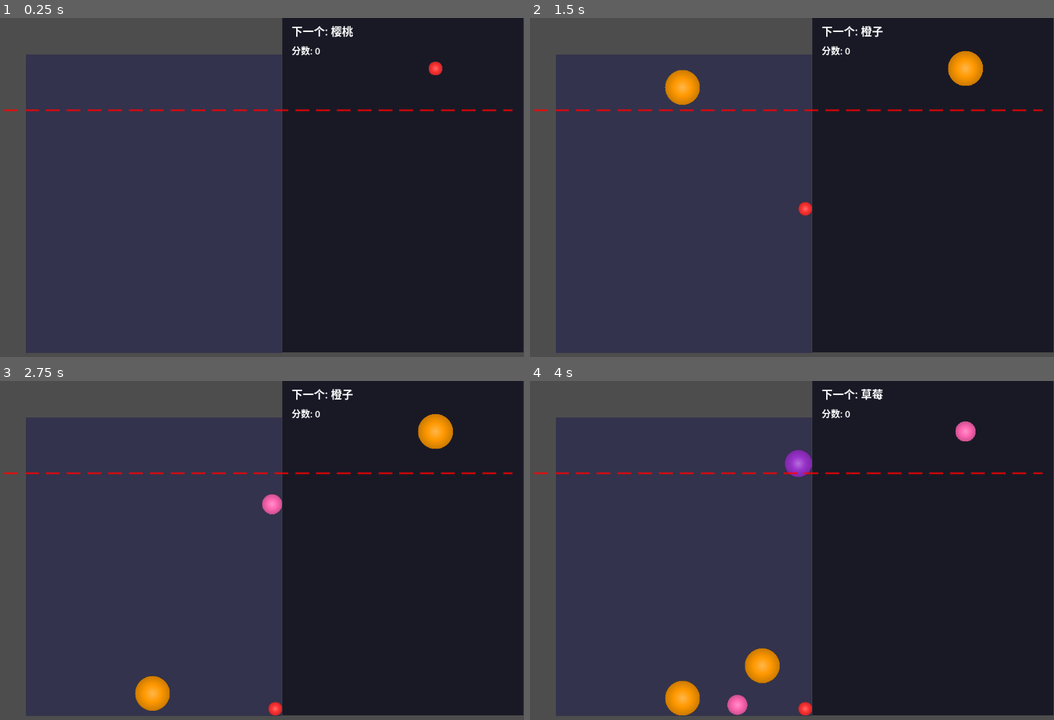
Above: before the commit, frames 1-4 (two rows, left to right).
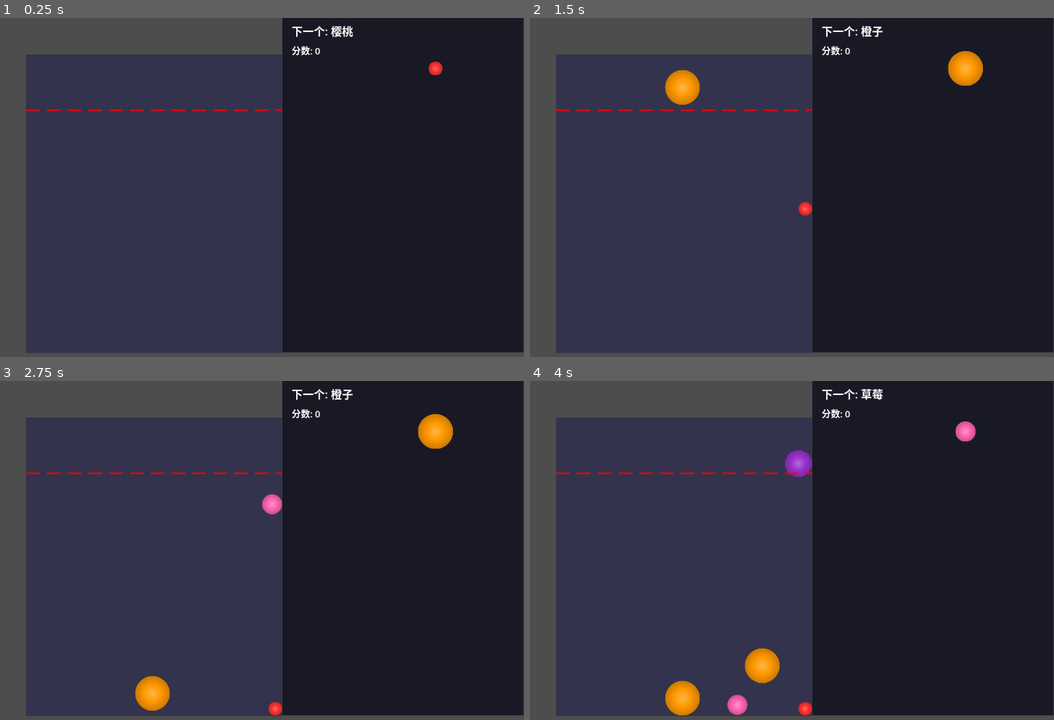
Above: after the commit, the same moments.

Repository: atom32/syn_melon
Game: Godot game, scene res://scenes/Main.tscn
The game is run twice, just before and just after one commit, with the same random seed, the same clock (stepped at 60 frames per second) and the same inputs.
Inputs (mouse positions are in pixels of both pictures, inside the frame that each line leads up to):
- Up to frame 1 (0.25 s): no input
- Up to frame 2 (1.5 s): tap Enter at 0.5 s; move the mouse to (907, 194) at 0.52 s; click (907, 194) at 0.67 s; move the mouse to (681, 234) at 1.27 s; click (681, 234) at 1.42 s
- Up to frame 3 (2.75 s): move the mouse to (309, 489) at 2.02 s; click (309, 489) at 2.17 s
- Up to frame 4 (4 s): move the mouse to (760, 655) at 2.77 s; click (760, 655) at 2.92 s; move the mouse to (949, 635) at 3.52 s; click (949, 635) at 3.67 s

The runs differ from the first frame. In frame 1, 0.3% of the frame differs, in the area x 0-98%, y 26-28%; in frame 2, 0.3%; in frame 3, 0.3%; in frame 4, 0.3%.

Commit message:
feat: add visual effects for fruit merges
- Add explosion particle effect with colored particles
- Add floating score text with color coding by score amount
- Integrate effects into merge flow in Fruit.gd
- Fix warning line to align with background bounds
- Fix timer usage in ExplosionEffect (pass wait_time to create_timer)
- Fix theme override syntax in FloatingScore

Co-Authored-By: Claude Sonnet 4.6 <noreply@anthropic.com>

Diff:
--- /dev/null
+++ b/scenes/ExplosionEffect.tscn
@@ -0,0 +1,7 @@
+[gd_scene load_steps=2 format=3 uid="uid://explosion_effect"]
+
+[ext_resource type="Script" path="res://scripts/ExplosionEffect.gd" id="1_explosion"]
+
+
+[node name="ExplosionEffect" type="Node2D"]
+script = ExtResource("1_explosion")
--- /dev/null
+++ b/scenes/FloatingScore.tscn
@@ -0,0 +1,19 @@
+[gd_scene load_steps=2 format=3 uid="uid://floating_score"]
+
+[ext_resource type="Script" path="res://scripts/FloatingScore.gd" id="1_score"]
+
+[sub_resource type="LabelSettings" id="LabelSettings_font"]
+label_settings = SubResource("LabelSettings_font")
+
+
+[node name="FloatingScore" type="Label"]
+offset_left = -50.0
+offset_top = -20.0
+offset_right = 50.0
+offset_bottom = 0.0
+theme_type = ""
+label_settings = SubResource("LabelSettings_font")
+text = "+10"
+horizontal_alignment = 1
+vertical_alignment = 1
+script = ExtResource("1_score")
--- /dev/null
+++ b/scripts/ExplosionEffect.gd
@@ -0,0 +1,78 @@
+extends Node2D
+
+## 简单爆炸特效 - 合成反馈
+
+# 爆炸粒子数量
+const PARTICLE_COUNT: int = 16
+
+# 爆炸速度
+const SPEED_MIN: float = 50.0
+const SPEED_MAX: float = 150.0
+
+# 存活时间
+const LIFETIME: float = 0.6
+
+
+func _ready() -> void:
+	pass
+
+
+## 触发爆炸特效
+func explode(color: Color, position: Vector2) -> void:
+	global_position = position
+
+	# 创建爆炸粒子
+	for i in range(PARTICLE_COUNT):
+		_create_particle(color, i)
+
+	# 设置自动销毁
+	var timer = get_tree().create_timer(LIFETIME + 0.1)
+	timer.timeout.connect(_on_finished)
+
+	print("爆炸特效触发，颜色:", color, "粒子数:", PARTICLE_COUNT)
+
+
+## 创建单个粒子
+func _create_particle(color: Color, index: int) -> void:
+	var sprite = ColorRect.new()
+	sprite.size = Vector2(8, 8)
+	sprite.color = color
+
+	# 计算随机方向和速度
+	var angle = randf() * TAU  # 0 到 360 度
+	var speed = randf_range(SPEED_MIN, SPEED_MAX)
+	var velocity = Vector2.from_angle(angle) * speed
+
+	# 设置初始位置
+	sprite.global_position = global_position
+
+	# 创建节点来控制这个粒子
+	var particle_node = Node2D.new()
+	particle_node.add_child(sprite)
+	add_child(particle_node)
+
+	# 使用 Tween 动画
+	var tween = particle_node.create_tween()
+	tween.set_parallel()
+
+	# 移动
+	tween.tween_property(sprite, "global_position", sprite.global_position + velocity, LIFETIME)
+
+	# 缩小到消失
+	tween.tween_property(sprite, "scale", Vector2.ZERO, LIFETIME)
+
+	# 透明度渐变
+	tween.tween_property(sprite, "modulate:a", 0.0, LIFETIME)
+
+	# 完成后清理
+	tween.tween_callback(_on_particle_finished.bind(particle_node))
+
+
+## 粒子动画完成
+func _on_particle_finished(particle_node: Node2D) -> void:
+	particle_node.queue_free()
+
+
+## 特效完成回调
+func _on_finished() -> void:
+	queue_free()
--- /dev/null
+++ b/scripts/FloatingScore.gd
@@ -0,0 +1,72 @@
+extends Label
+
+## 浮动得分飘字特效
+
+# 飘动距离
+const FLOAT_DISTANCE: float = 50.0
+
+# 飘动时间
+const FLOAT_DURATION: float = 0.8
+
+
+func _ready() -> void:
+	# 设置字体大小
+	add_theme_font_size_override("font_size", 24)
+
+	# 可选：添加文字阴影效果
+	add_theme_color_override("font_shadow_color", Color(0, 0, 0, 0.5))
+	add_theme_constant_override("shadow_offset_x", 1)
+	add_theme_constant_override("shadow_offset_y", 1)
+
+
+## 设置分数并开始动画
+func show_score(points: int, start_position: Vector2) -> void:
+	# 设置初始位置
+	global_position = start_position
+
+	# 设置分数文本
+	text = "+%d" % points
+
+	# 根据分数大小设置颜色
+	var color = get_score_color(points)
+	modulate = color
+
+	# 开始动画
+	var tween = create_tween()
+	tween.set_parallel()
+
+	# 向上移动
+	tween.tween_property(self, "position:y", global_position.y - FLOAT_DISTANCE, FLOAT_DURATION)
+
+	# 透明度渐变
+	tween.tween_property(self, "modulate:a", 0.0, FLOAT_DURATION)
+
+	# 稍微放大
+	tween.tween_property(self, "scale", Vector2(1.2, 1.2), FLOAT_DURATION * 0.5)
+	tween.tween_property(self, "scale", Vector2(1.0, 1.0), FLOAT_DURATION * 0.5)
+
+	# 完成后自动销毁
+	tween.tween_callback(_on_animation_complete)
+
+	print("飘字特效：+%d 在位置" % [points, start_position])
+
+
+## 动画完成回调
+func _on_animation_complete() -> void:
+	queue_free()
+
+
+## 根据分数获取颜色
+func get_score_color(points: int) -> Color:
+	# 低分：白色
+	if points <= 20:
+		return Color(1, 1, 1, 1)
+	# 中分：黄色
+	elif points <= 60:
+		return Color(1, 1, 0, 1)
+	# 高分：橙色
+	elif points <= 90:
+		return Color(1, 0.5, 0, 1)
+	# 超高分：金色
+	else:
+		return Color(1, 0.8, 0, 1)
--- a/scripts/Fruit.gd
+++ b/scripts/Fruit.gd
@@ -22,6 +22,10 @@
 
 # 水果场景引用
 var _fruit_scene: PackedScene = preload("res://scenes/Fruit.tscn")
+
+# 特效场景引用
+var _explosion_scene: PackedScene = preload("res://scenes/ExplosionEffect.tscn")
+var _floating_score_scene: PackedScene = preload("res://scenes/FloatingScore.tscn")
 
 # 水果等级 (0-10)
 @export var level: int = 0:
@@ -375,6 +379,13 @@
 	# 发射合成信号
 	fruit_merged.emit(level, level + 1, spawn_position)
 
+	# 创建爆炸粒子特效
+	_create_explosion_effect(spawn_position)
+
+	# 计算得分并创建飘字特效
+	var points = (level + 1) * 10
+	_create_floating_score(points, spawn_position)
+
 	# 创建新的水果（等级 + 1）
 	var new_fruit: Fruit = _fruit_scene.instantiate()
 	new_fruit.level = level + 1
@@ -400,3 +411,30 @@
 	_is_merging = false
 	if merge_key in _processing_merges:
 		_processing_merges.erase(merge_key)
+
+
+## 创建爆炸粒子特效
+func _create_explosion_effect(position: Vector2) -> void:
+	var explosion = _explosion_scene.instantiate()
+	explosion.global_position = position
+
+	# 设置粒子颜色为当前水果的颜色
+	var config = FRUIT_CONFIG[level]
+	var color = config["color"]
+
+	# 设置粒子颜色
+	if explosion.has_method("set_particle_color"):
+		explosion.set_particle_color(color)
+
+	get_parent().add_child(explosion)
+	explosion.explode(color, position)
+
+	print("创建爆炸特效，颜色:", color)
+
+
+## 创建飘字得分特效
+func _create_floating_score(points: int, position: Vector2) -> void:
+	var floating_score = _floating_score_scene.instantiate()
+	floating_score.show_score(points, position)
+
+	get_parent().add_child(floating_score)
--- a/scripts/WarningLine.gd
+++ b/scripts/WarningLine.gd
@@ -37,11 +37,14 @@
 
 ## 设置虚线样式（创建多个 ColorRect 节点）
 func _setup_dashed_line() -> void:
+	# 从 BackGround 的 ColorRect 获取左右边界
+	var background = get_parent().get_node("BackGround/ColorRect")
+	var start_x = background.offset_left
+	var end_x = background.offset_right
+
 	# 虚线参数
 	var dash_length = 30.0   # 实线长度
 	var gap_length = 15.0   # 间隙长度
-	var start_x = -550.0
-	var end_x = 550.0
 	var y = -2.0  # 让线居中（线宽4，所以偏移2）
 	var line_height = 4.0
 	var line_color = Color(1, 0, 0, 0.8)
